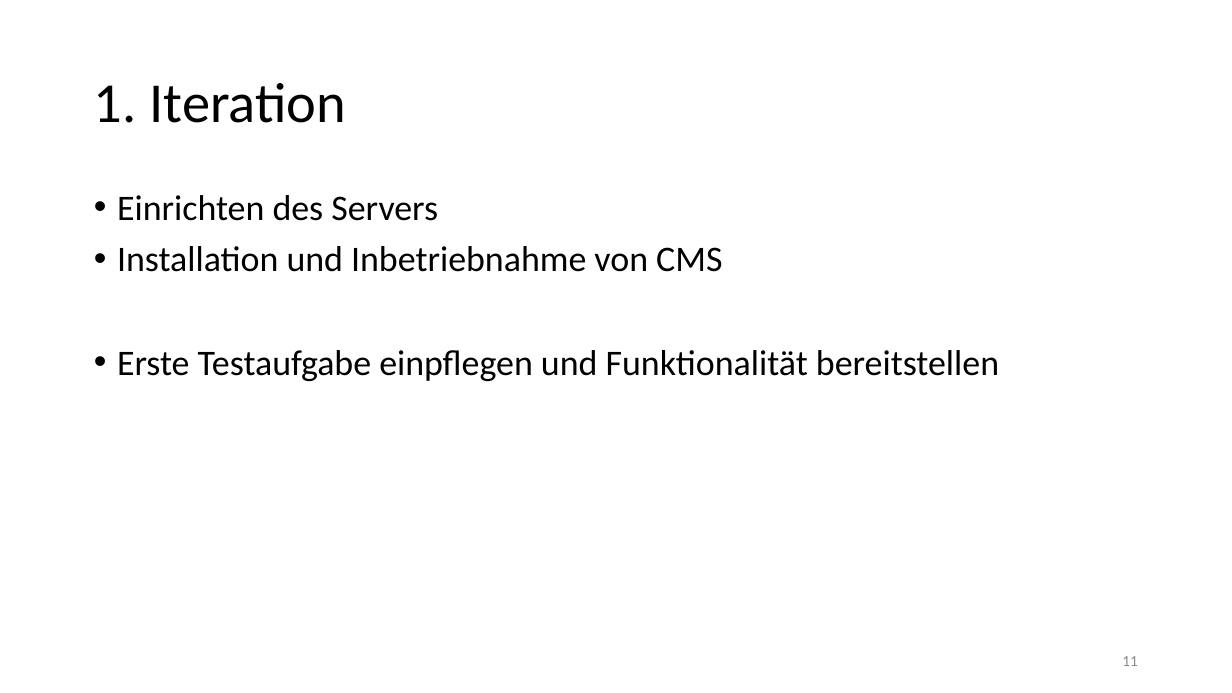
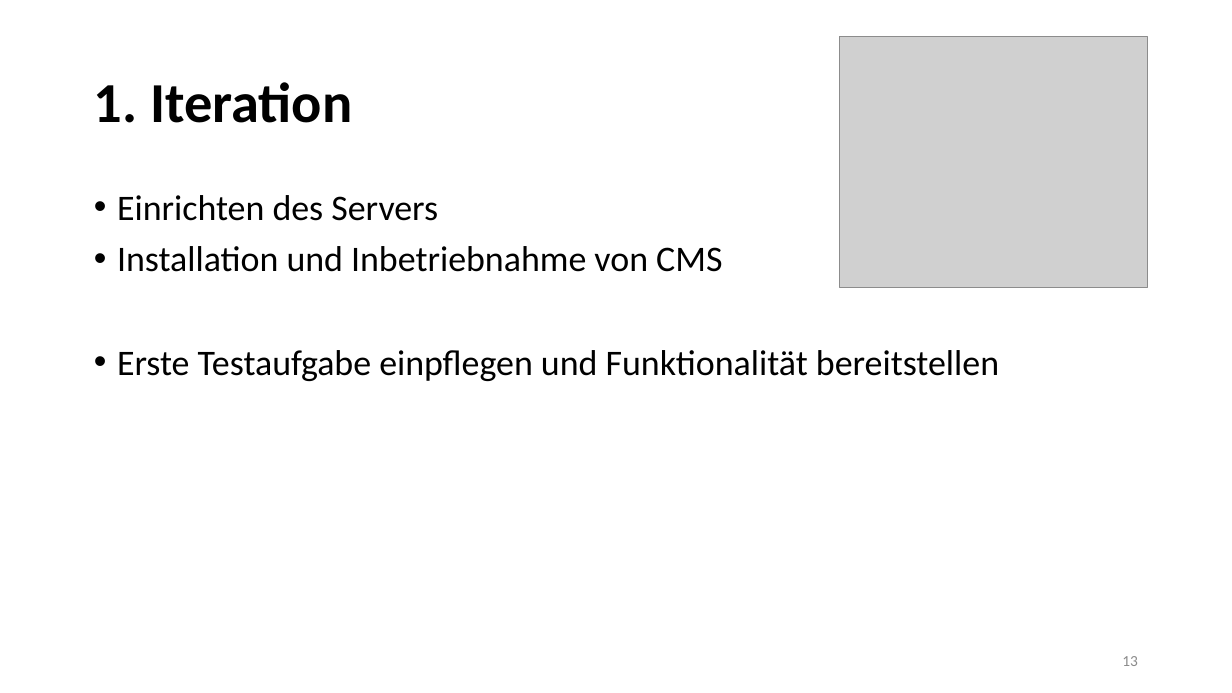
Before and after one commit to ooemperor/PSEGrader-Deliverables, a slide deck: slide 13 of Presentations/Requirements.pptx (slide 11 before the commit). Drawn at 1232x693 pixels with LibreOffice and Linux fonts; fonts in the diff are those of the drawing; grey boxes stand for pictures. Boxes give left, top, right and bottom in pixels: in the first picture for what was removed or moved away, otherwise in the second. Text is boxed around its words. In the diff, an @@ line names an element or a change of style, - is before the commit and + after.

```diff
--- a/Presentations/Requirements.pptx
+++ b/Presentations/Requirements.pptx
@@ title "1. Iteration" at bbox=[94, 82, 352, 123]: bold on @@
@@ picture added at bbox=[840, 37, 1148, 288] @@
@@ page number at bbox=[1122, 656, 1138, 666]: text changed @@
-11
+13
```
Also in this commit, not shown: 10 other slides changed, 2 slides added.
